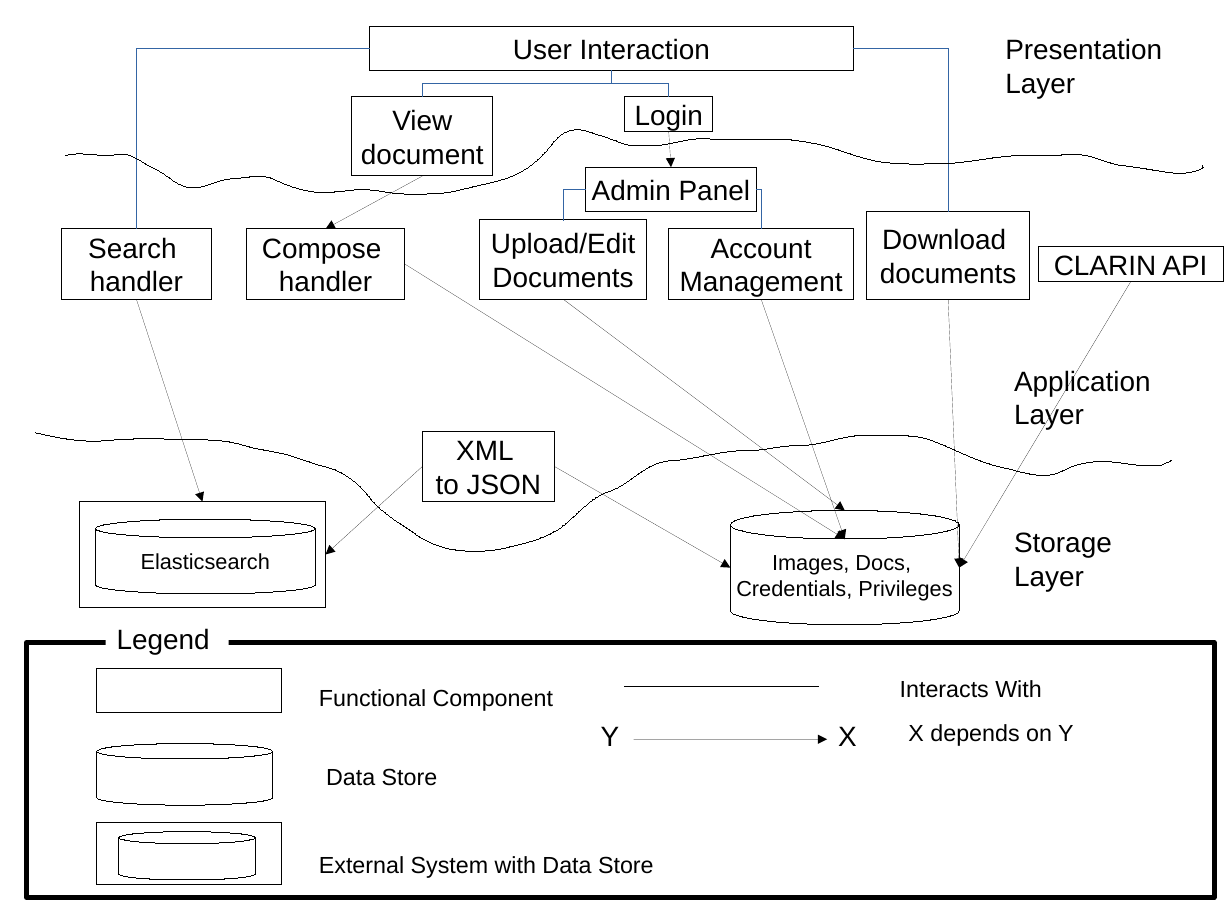
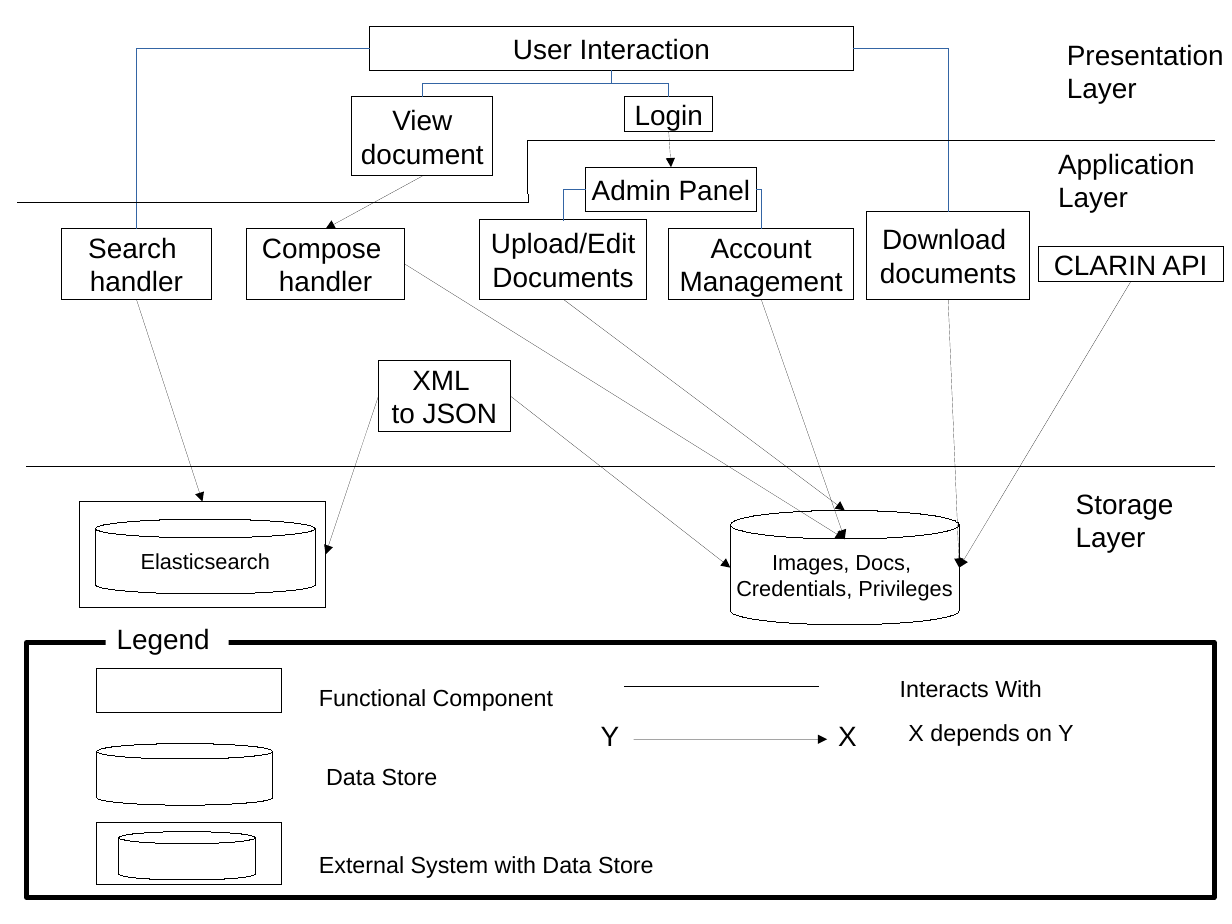
Before and after one commit to rst0git/LACR-Demo, a slide deck: slide 1 of coursework/Diagrams/Architectural-Diagrams/Architectual-Diagram-Final-refined-layers.odp. Drawn at 1232x924 pixels with LibreOffice and Linux fonts; fonts in the diff are those of the drawing. Boxes give left, top, right and bottom in pixels: in the first picture for what was removed or moved away, otherwise in the second. Text is boxed around its words. In the diff, an @@ line names an element or a change of style, - is before the commit and + after.

```diff
--- a/coursework/Diagrams/Architectural-Diagrams/Architectual-Diagram-Final-refined-layers.odp
+++ b/coursework/Diagrams/Architectural-Diagrams/Architectual-Diagram-Final-refined-layers.odp
@@ text "Presentation": place and size @@
-text "Presentation" at bbox=[1005, 38, 1162, 98]
+text "Presentation" at bbox=[1067, 44, 1224, 104]
@@ freeform shape removed at bbox=[65, 130, 1203, 195] @@
@@ line added from (528, 141) to (1215, 141), #000000 0 pt @@
@@ line added from (528, 141) to (528, 202), #000000 0 pt @@
@@ text "Application": place and size @@
-text "Application" at bbox=[1014, 369, 1151, 429]
+text "Application" at bbox=[1058, 153, 1195, 212]
@@ line added from (528, 202) to (18, 202), #000000 0 pt @@
@@ rectangle "XML": place and size @@
-rectangle "XML" at bbox=[423, 432, 555, 502]
+rectangle "XML" at bbox=[379, 361, 511, 432]
@@ arrow moved from (423, 466) - (325, 555) to (379, 396) - (325, 555) @@
@@ arrow moved from (555, 466) - (731, 568) to (511, 396) - (731, 568) @@
@@ freeform shape removed at bbox=[35, 433, 1172, 551] @@
@@ line added from (27, 466) to (1215, 466), #000000 0 pt @@
@@ text "Storage": place and size @@
-text "Storage" at bbox=[1014, 532, 1112, 591]
+text "Storage" at bbox=[1076, 494, 1174, 552]
```
Also in this commit, not shown: 1 other file.
